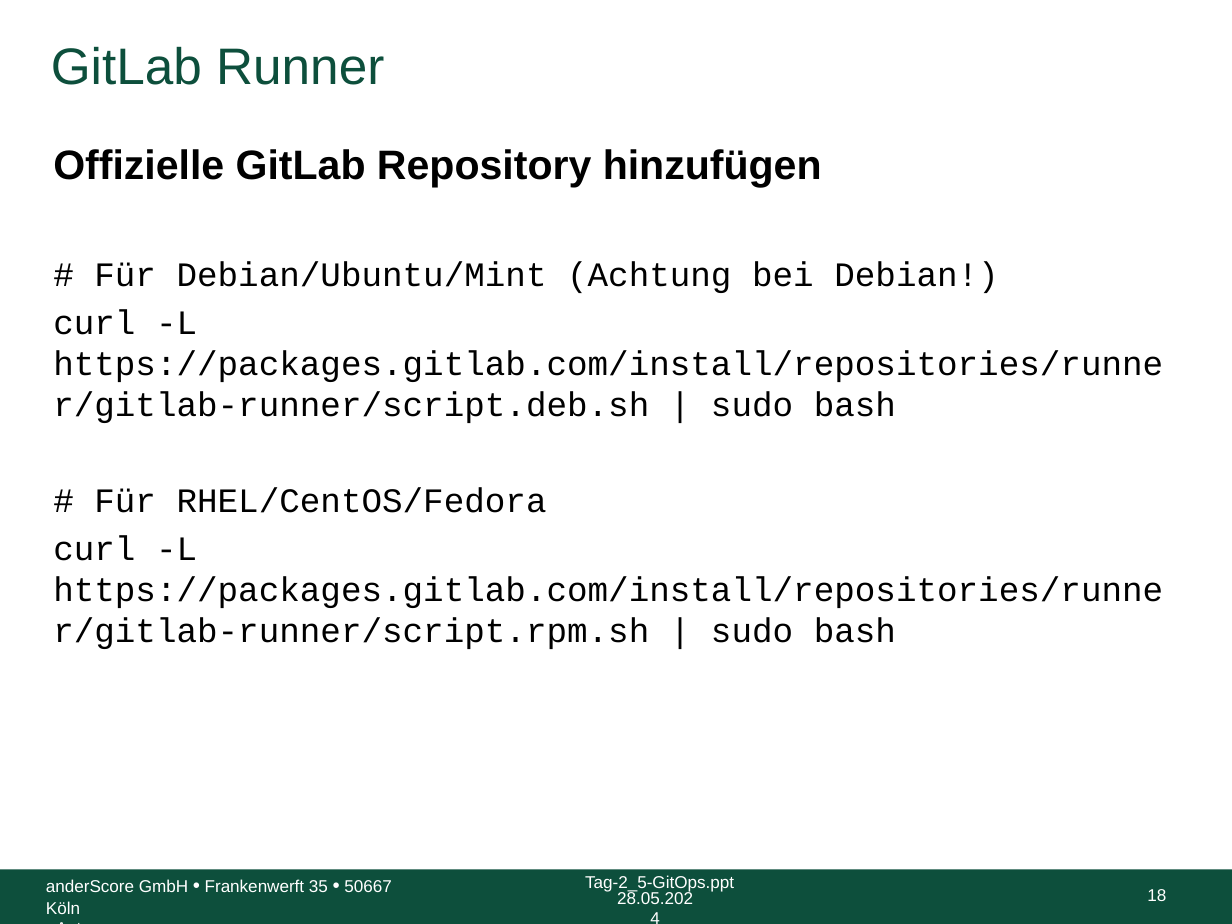
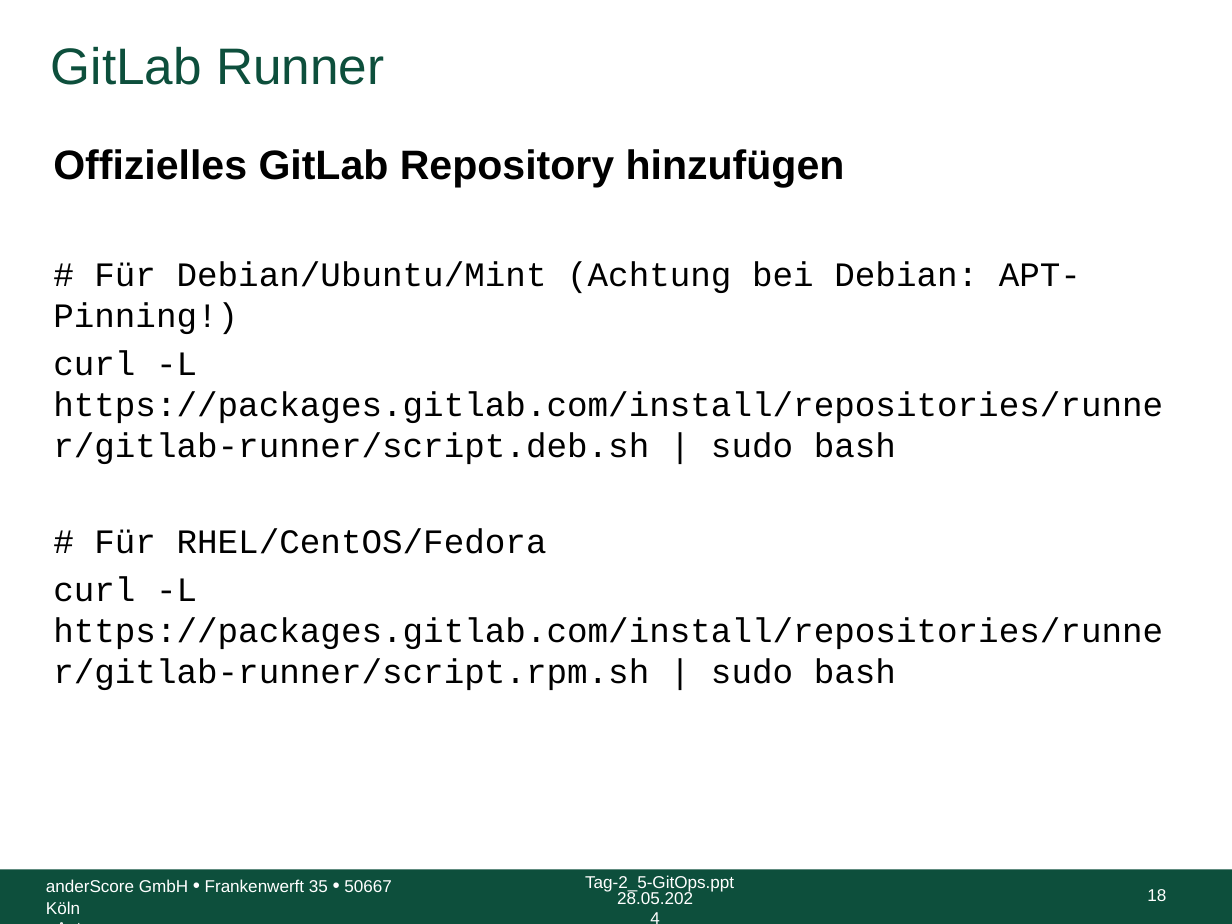
Before and after one commit to anderscore-gmbh/gitlab, a slide deck: slide 18 of slides/Tag-3_2-GitLab-Runner-Container-Registry.pptx. Drawn at 1232x924 pixels with LibreOffice and Linux fonts; fonts in the diff are those of the drawing; background and template pictures are left out. Boxes give left, top, right and bottom in pixels: in the first picture for what was removed or moved away, otherwise in the second. Text is boxed around its words. In the diff, an @@ line names an element or a change of style, - is before the commit and + after.

Commit message:
Tag-3_2: Instance Runner

```diff
--- a/slides/Tag-3_2-GitLab-Runner-Container-Registry.pptx
+++ b/slides/Tag-3_2-GitLab-Runner-Container-Registry.pptx
@@ text at bbox=[53, 149, 1081, 334]: text changed @@
-Offizielle GitLab Repository hinzufügen
-# Für Debian/Ubuntu/Mint (Achtung bei Debian!)
+Offizielles GitLab Repository hinzufügen
+# Für Debian/Ubuntu/Mint (Achtung bei Debian: APT-Pinning!)
```
Also in this commit, not shown: 2 other slides changed, 18 slides added.
